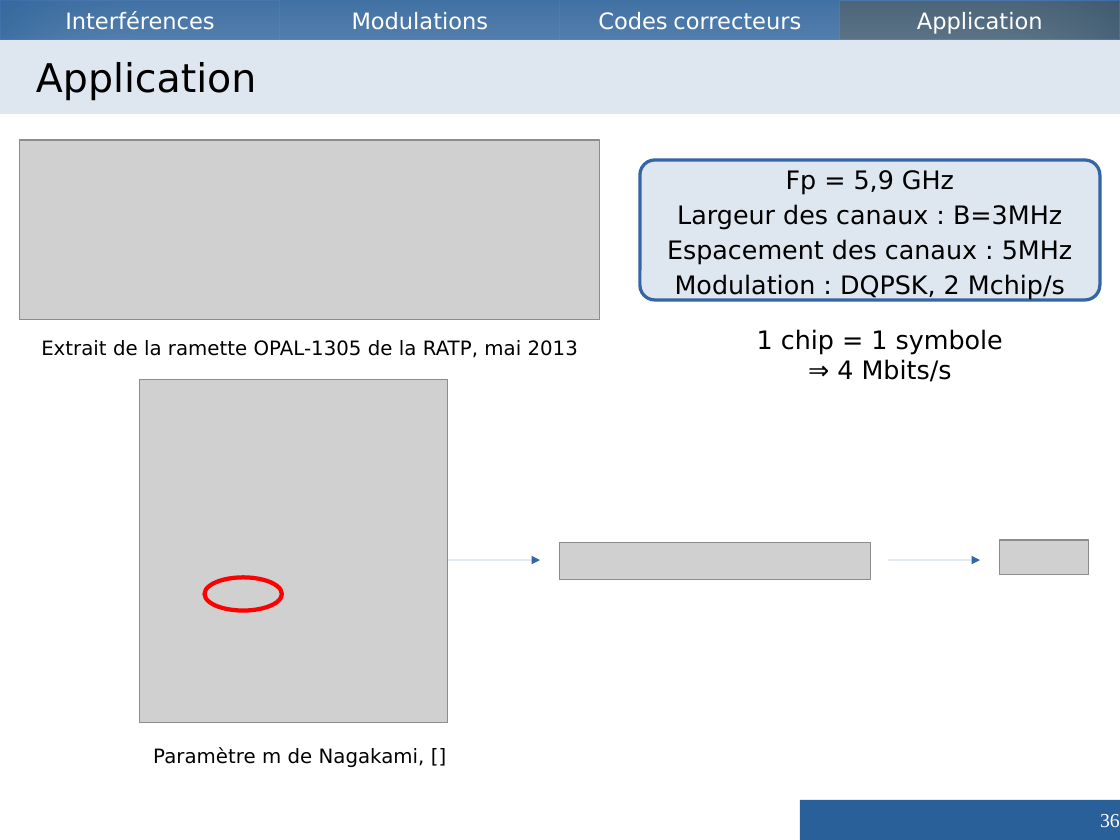
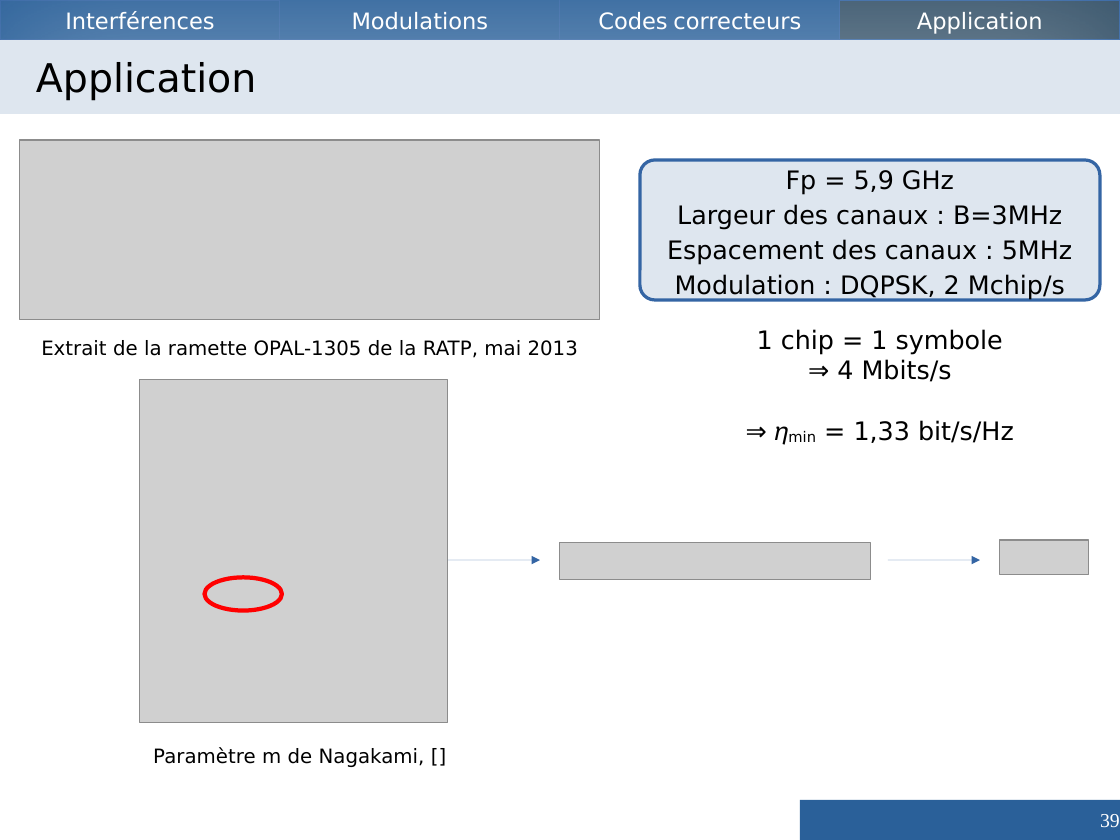
Before and after one commit to Vzrod/tipe, a slide deck: slide 39 of TIPE.odp (slide 36 before the commit). Drawn at 1120x840 pixels with LibreOffice and Linux fonts; fonts in the diff are those of the drawing; grey boxes stand for pictures. Boxes give left, top, right and bottom in pixels: in the first picture for what was removed or moved away, otherwise in the second. Text is boxed around its words. In the diff, an @@ line names an element or a change of style, - is before the commit and + after.

```diff
--- a/TIPE.odp
+++ b/TIPE.odp
@@ text at (854, 420, 1014, 443): paragraph added @@
+⇒ 𝜂min = 1,33 bit/s/Hz
@@ page number at (1100, 814, 1120, 827): text changed @@
-36
+39
```
Also in this commit, not shown: 9 other slides changed, 7 slides added, 6 slides removed, 5 other files.
